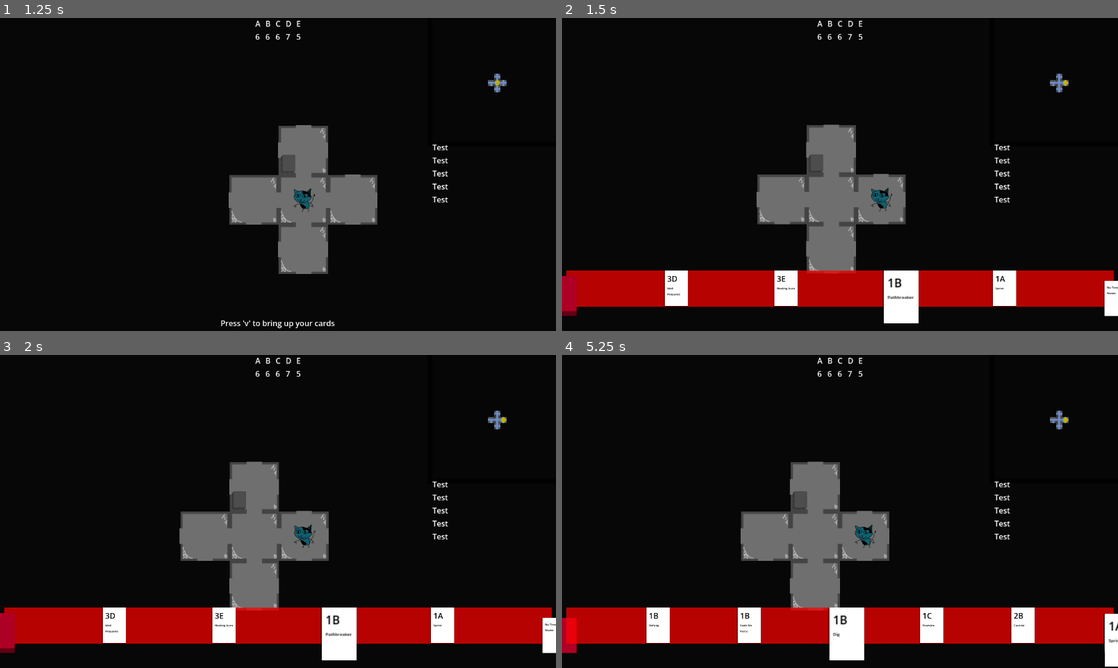
Above: before the commit, frames 1-4 (two rows, left to right).
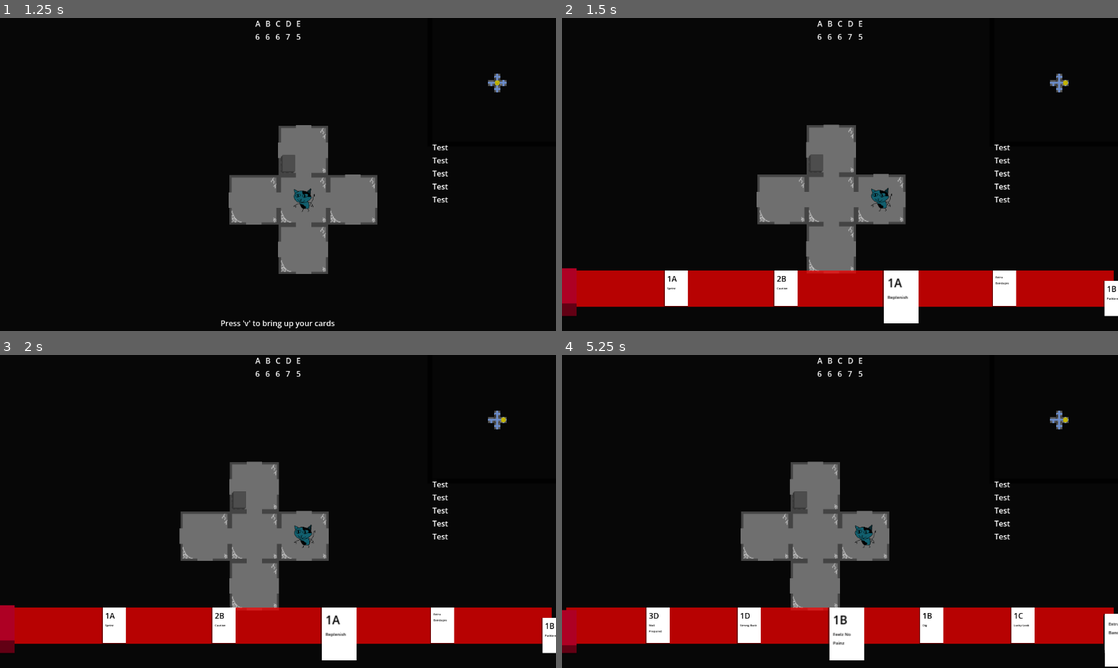
Above: after the commit, the same moments.

Repository: emrysshevek/gameganggame
Game: Godot game, scene res://scenes/GameScene.tscn
Two runs of this game, one before a commit and one after it. Both use one fixed random seed, a clock stepped at 60 frames per second and the inputs below.
Inputs (mouse positions are in pixels of both pictures, inside the frame that each line leads up to):
- Up to frame 1 (1.25 s): tap V (debug_v) at 0.5 s; move the mouse to (400, 158) at 0.52 s; hold D (move_right) from 0.53 s (still down); tap G (discard) at 0.6 s; click (400, 158) at 0.67 s
- Up to frame 2 (1.5 s): release D (move_right) at 1.25 s; tap V (debug_v) at 1.25 s; drag from (728, 190) to (812, 237) at 1.27 s
- Up to frame 3 (2 s): no input
- Up to frame 4 (5.25 s): move the mouse to (895, 442) at 2.02 s; hold D (move_right) 2.03-2.75 s; tap C (toggle_cursor) at 2.1 s; click "Draw" at 2.75 s; click "Discard" at 3.5 s; tap Enter (toggle_end_turn) at 4.25 s; drag from (812, 574) to (673, 464) at 4.27 s; tap V (debug_v) at 5 s; move the mouse to (1006, 558) at 5.02 s; hold A (move_left) from 5.03 s (still down); hold Shift from 5.03 s (still down)

Frame 1 is identical in both runs. In frame 2, 0.4% of the frame differs, in the area x 0-100%, y 79-94%; in frame 3, 0.4%; in frame 4, 0.5%, in the area x 0-100%, y 81-96%.

Commit message:
re-testing my new cards

Diff:
--- a/cards/cards/card_list.tres
+++ b/cards/cards/card_list.tres
@@ -9,22 +9,38 @@
 [ext_resource type="PackedScene" uid="uid://bakduutvsha55" path="res://cards/cards/pathbreaker/pathbreaker_card.tscn" id="6_5t7bn"]
 [ext_resource type="PackedScene" uid="uid://dnojbgbc2wt4b" path="res://cards/cards/feelz_no_painz/feelz_no_painz_card.tscn" id="7_hy721"]
 [ext_resource type="PackedScene" uid="uid://ncwhp71mgugu" path="res://cards/cards/healing_aura/healing_aura_card.tscn" id="8_4im7e"]
+[ext_resource type="PackedScene" uid="uid://do7xr2it6xfih" path="res://cards/cards/no_time_to_waste/no_time_to_waste_card.tscn" id="8_khsxp"]
 [ext_resource type="PackedScene" uid="uid://cwu27t77xpy8" path="res://cards/cards/caution/caution_card.tscn" id="9_j8rf1"]
 [ext_resource type="PackedScene" uid="uid://n258lqdbijua" path="res://cards/cards/lucky_look/lucky_look_card.tscn" id="10_j8rf1"]
-[ext_resource type="PackedScene" uid="uid://do7xr2it6xfih" path="res://cards/cards/no_time_to_waste/no_time_to_waste_card.tscn" id="8_khsxp"]
+[ext_resource type="PackedScene" uid="uid://ww4t00vbsf14" path="res://cards/cards/trade/trade_card.tscn" id="12_l3oq2"]
+[ext_resource type="PackedScene" uid="uid://cs10s4igty4ad" path="res://cards/cards/clean_house/clean_house_card.tscn" id="13_oh1rx"]
+[ext_resource type="PackedScene" uid="uid://b5yi5nqgjiud5" path="res://cards/cards/money_move/money_move_card.tscn" id="14_7kqg7"]
+[ext_resource type="PackedScene" uid="uid://buwi5r6lw6da1" path="res://cards/cards/strong_back/strong_back_card.tscn" id="15_0ivhn"]
+[ext_resource type="PackedScene" uid="uid://djysq56t166h1" path="res://cards/cards/replenish/replenish_card.tscn" id="16_gwu1y"]
+[ext_resource type="PackedScene" uid="uid://bf7q5wtxvr7p1" path="res://cards/cards/cycle/cycle_card.tscn" id="17_pely2"]
+[ext_resource type="PackedScene" uid="uid://cb57hwhxnsg4g" path="res://cards/cards/free_draw/free_draw_card.tscn" id="18_edkv0"]
+[ext_resource type="PackedScene" uid="uid://djehepjb3ffgx" path="res://cards/cards/extra_bandages/extra_bandages_card.tscn" id="19_kosrf"]
 
 [resource]
 script = ExtResource("1_p6edn")
 cards = Dictionary[String, PackedScene]({
 "caution": ExtResource("9_j8rf1"),
+"clean_house": ExtResource("13_oh1rx"),
+"cycle": ExtResource("17_pely2"),
 "defang": ExtResource("4_jsrv2"),
 "dig": ExtResource("5_hu8k6"),
 "examine": ExtResource("4_5t7bn"),
+"extra_bandages": ExtResource("19_kosrf"),
 "feelz_no_painz": ExtResource("7_hy721"),
+"free_draw": ExtResource("18_edkv0"),
 "healing_aura": ExtResource("8_4im7e"),
 "lucky_look": ExtResource("10_j8rf1"),
+"money_move": ExtResource("14_7kqg7"),
 "no_time_to_waste": ExtResource("8_khsxp"),
 "pathbreaker": ExtResource("6_5t7bn"),
+"replenish": ExtResource("16_gwu1y"),
 "sprint": ExtResource("3_4e6cq"),
+"strong_back": ExtResource("15_0ivhn"),
+"trade": ExtResource("12_l3oq2"),
 "well_prepared": ExtResource("2_r4ysr")
 })
